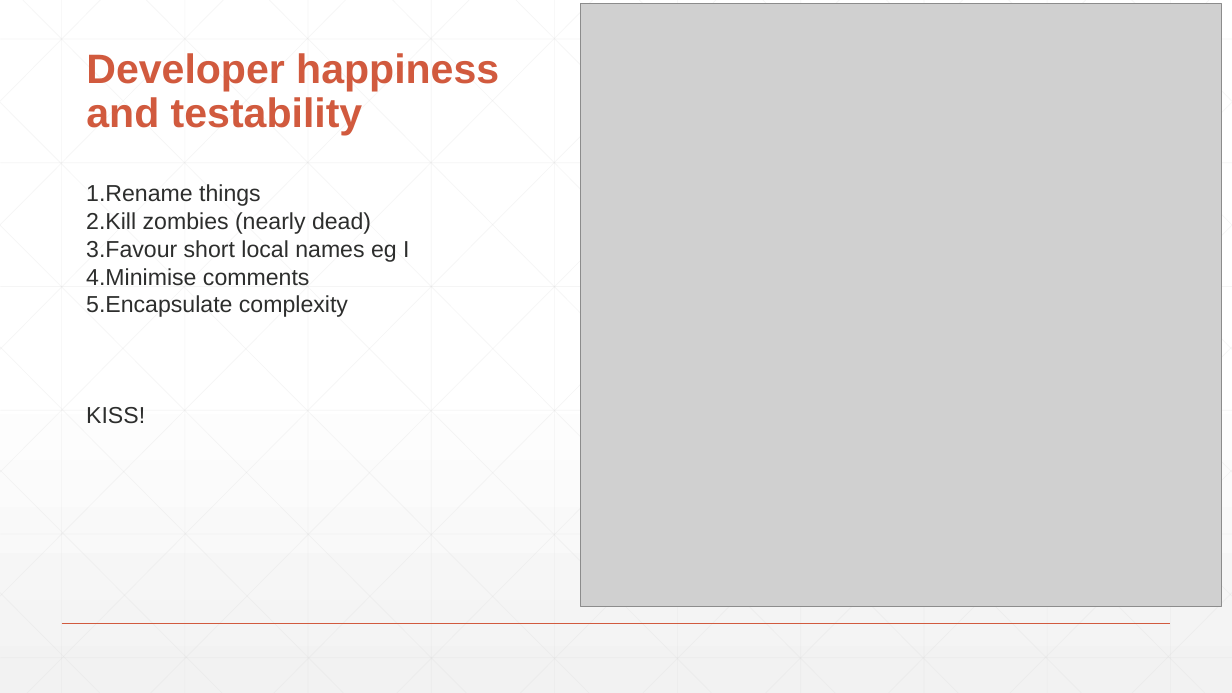
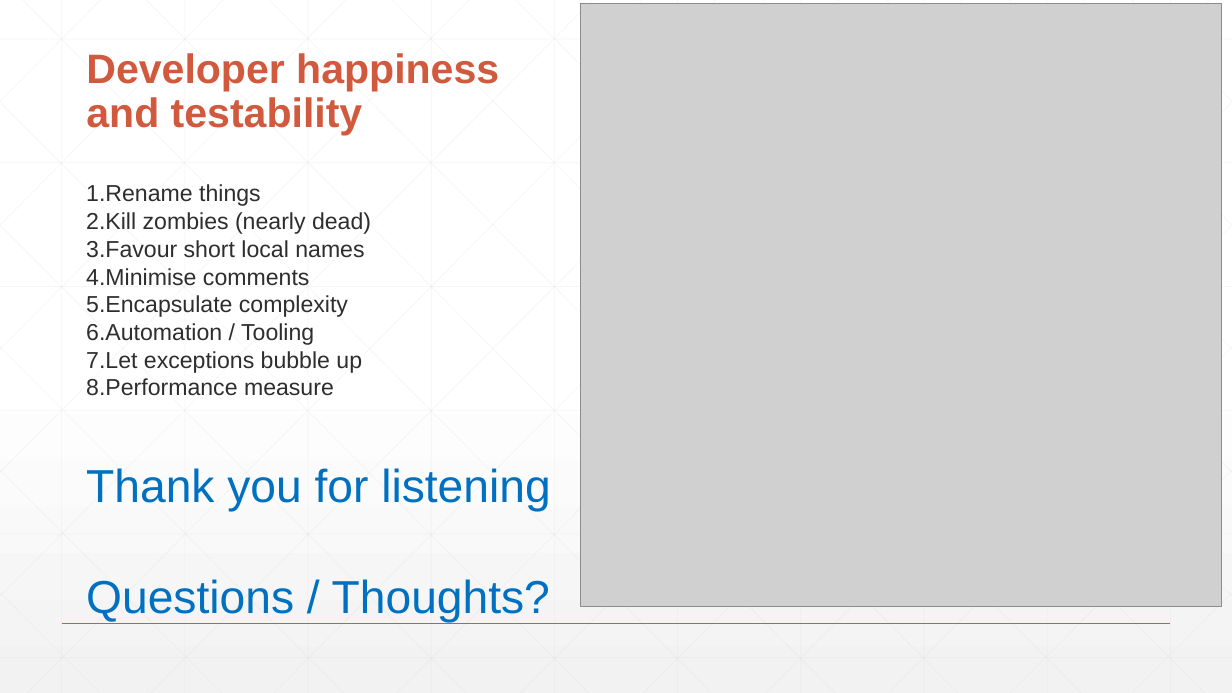
Before and after one commit to djhmateer/Refactoring, a slide deck: slide 32 of Presentation1.pptx (slide 20 before the commit). Drawn at 1232x693 pixels with LibreOffice and Linux fonts; fonts in the diff are those of the drawing; grey boxes stand for pictures. Boxes give left, top, right and bottom in pixels: in the first picture for what was removed or moved away, otherwise in the second. Text is boxed around its words. In the diff, an @@ line names an element or a change of style, - is before the commit and + after.

Commit message:
ppt

```diff
--- a/Presentation1.pptx
+++ b/Presentation1.pptx
@@ text at <box>86,240,364,258</box>: text changed @@
-3.Favour short local names eg I
+3.Favour short local names
@@ text at <box>86,323,550,622</box>: text changed @@
-KISS!
+6.Automation / Tooling
+7.Let exceptions bubble up
+8.Performance measure
+Thank you for listening
+Questions / Thoughts?
```
Also in this commit, not shown: 1 other slide changed, 12 slides added, 1 other file.
